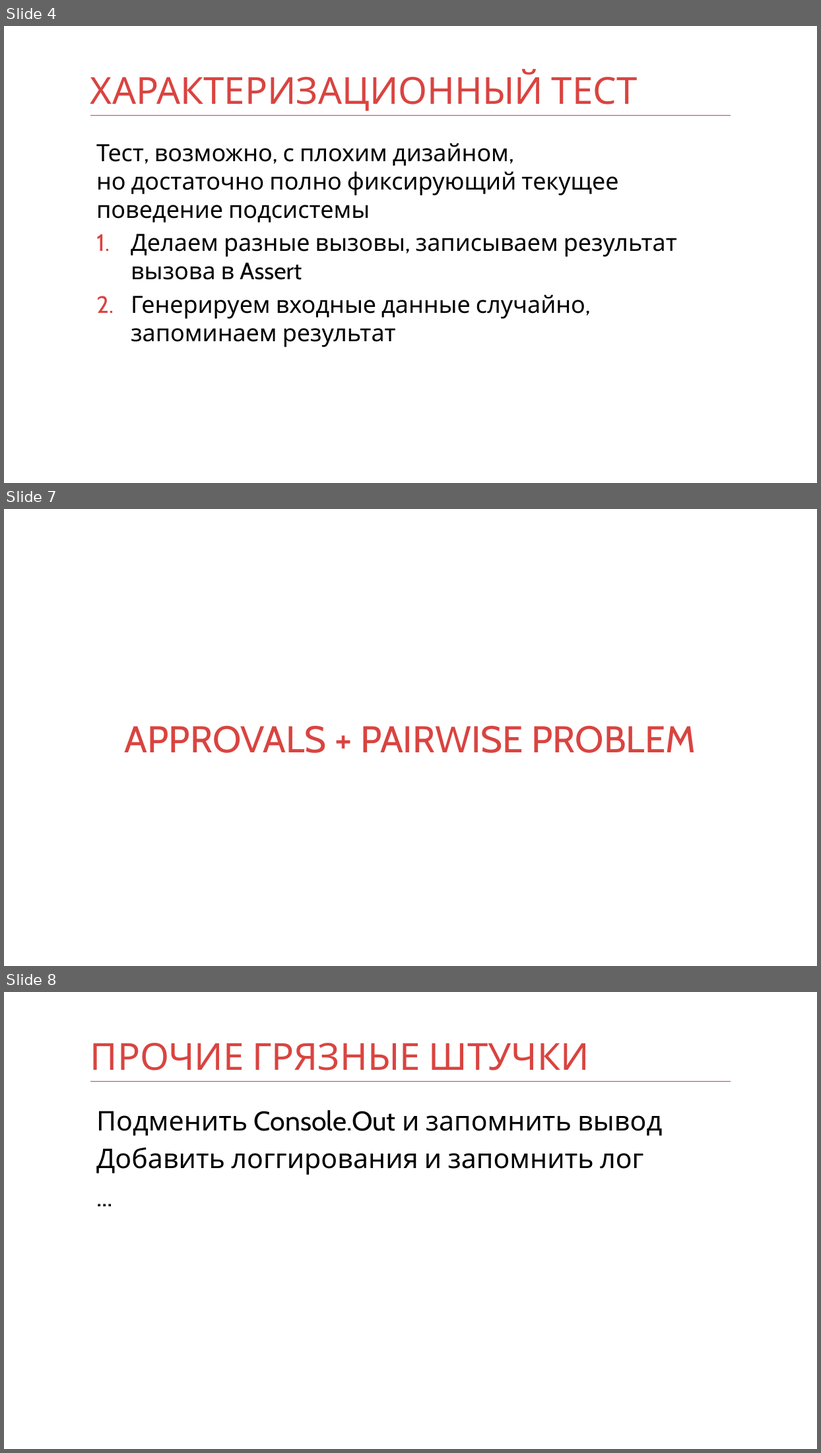
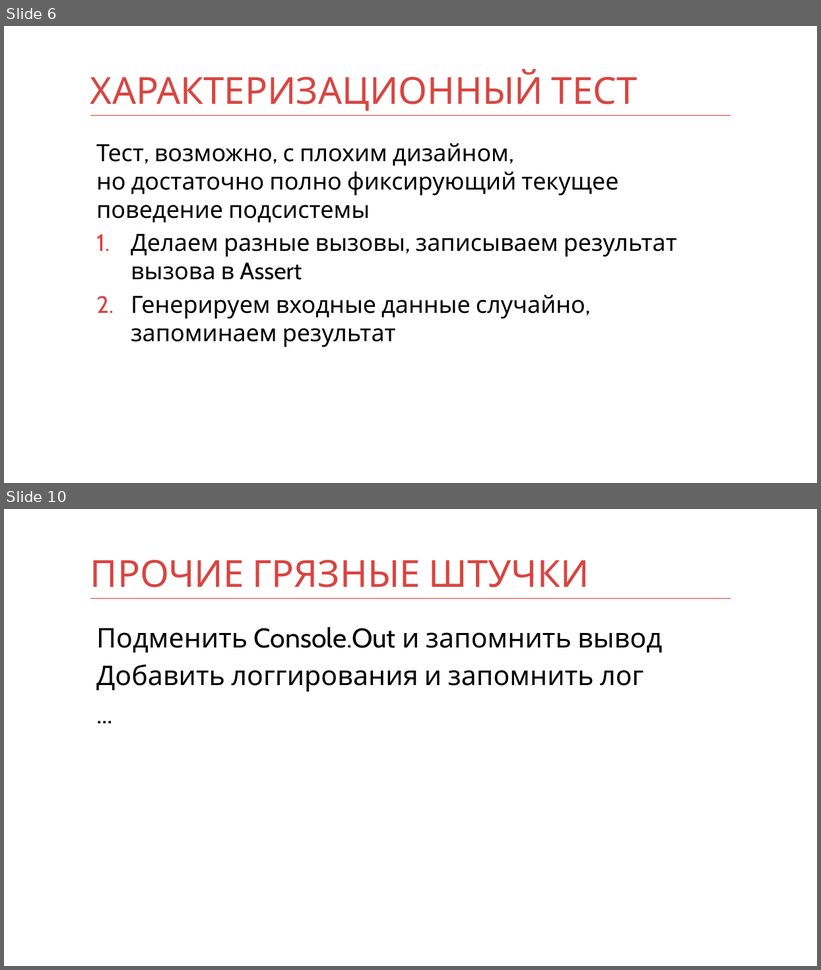
Before and after one commit to kontur-courses/legacy, a slide deck: legacy.pptx. Shown one above the other, each under a label of ours: slides 4, 7 and 8 before the commit, slides 6 and 10 after it; the slides between them are not shown. The pictures are 821x1453 and 821x970 pixels, drawn with LibreOffice and Linux fonts; fonts in the diff are those of the drawing. Boxes give left, top, right and bottom in pixels: in the first picture for what was removed or moved away, otherwise in the second. Text is boxed around its words. In the diff, an @@ line names an element or a change of style, - is before the commit and + after.

Commit message:
Approvals logic improvement

```diff
--- a/legacy.pptx
+++ b/legacy.pptx
@@ slide 7 removed at [4, 509, 817, 966], background #FFFFFF @@
@@ title removed at [125, 725, 696, 753] @@
-APPROVALS + PAIRWISE PROBLEM
@@ what was slide 4 is now slide 6 @@
@@ what was slide 8 is now slide 10 @@
```
Also in this commit, not shown: 7 slides changed, 2 slides added, 6 other files.
